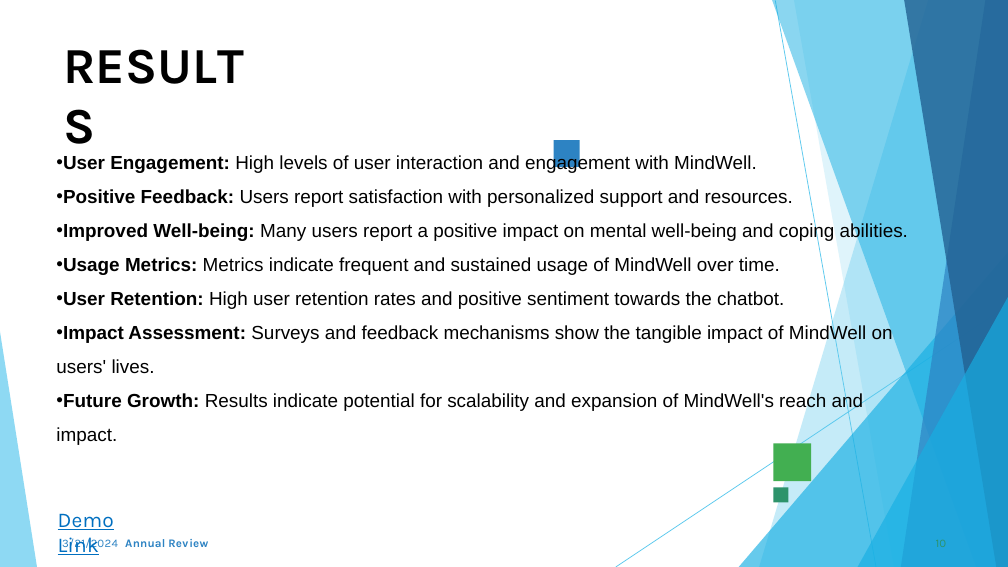
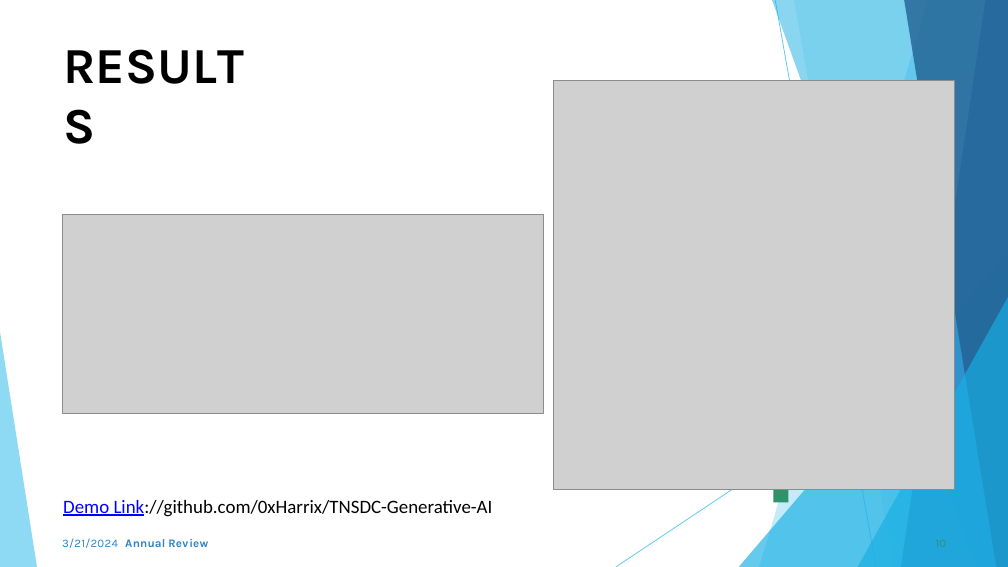
Before and after one commit to 0xHarrix/TNSDC-Generative-AI, a slide deck: slide 10 of naanmudhalvan.pptx. Drawn at 1008x567 pixels with LibreOffice and Linux fonts; fonts in the diff are those of the drawing; grey boxes stand for pictures; background and template pictures are left out. Boxes give left, top, right and bottom in pixels: in the first picture for what was removed or moved away, otherwise in the second. Text is boxed around its words. In the diff, an @@ line names an element or a change of style, - is before the commit and + after.

```diff
--- a/naanmudhalvan.pptx
+++ b/naanmudhalvan.pptx
@@ picture added at [554,80,954,490] @@
@@ text removed at [56,154,908,445] @@
-• User Engagement: High levels of user interaction and engagement with MindWell.
-• Positive Feedback: Users report satisfaction with personalized support and resources.
-• Improved Well-being: Many users report a positive impact on mental well-being and coping abilities.
-• Usage Metrics: Metrics indicate frequent and sustained usage of MindWell over time.
-• User Retention: High user retention rates and positive sentiment towards the chatbot.
-• Impact Assessment: Surveys and feedback mechanisms show the tangible impact of MindWell on users' lives.
-• Future Growth: Results indicate potential for scalability and expansion of MindWell's reach and impact.
@@ picture added at [62,214,544,414] @@
@@ freeform shape removed at [774,443,811,481] @@
@@ text added at [63,500,493,517], 18 pt, text #000000 @@
+Demo Link://github.com/0xHarrix/TNSDC-Generative-AI
@@ text removed at [58,513,114,555] @@
-Demo Link
```
